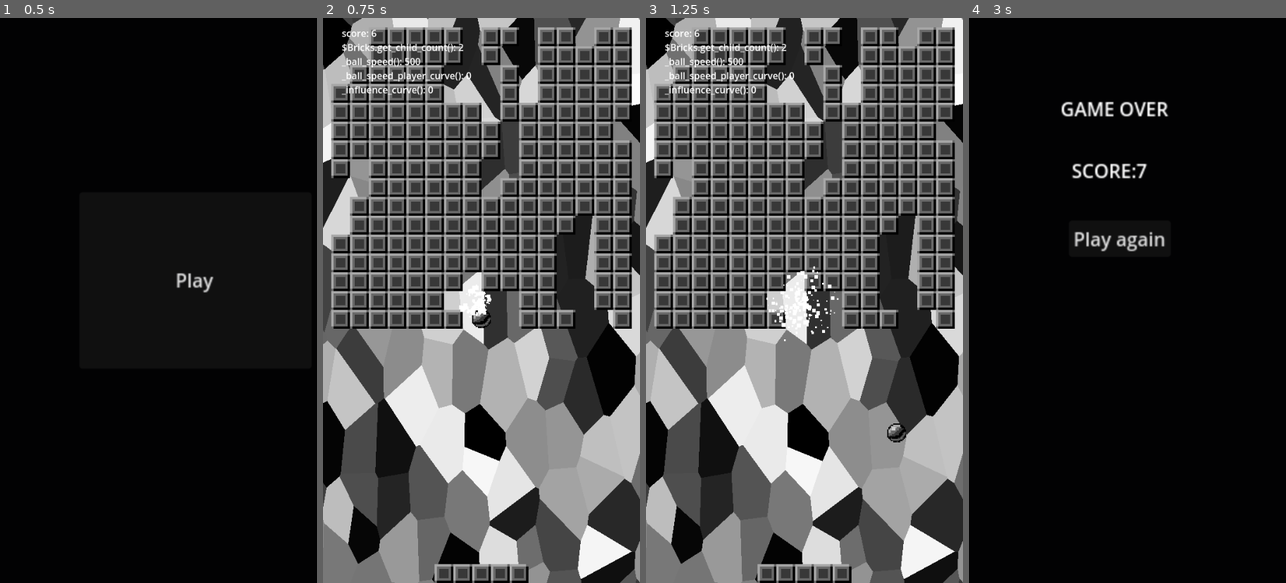
Above: before the commit, frames 1-4 (left to right).
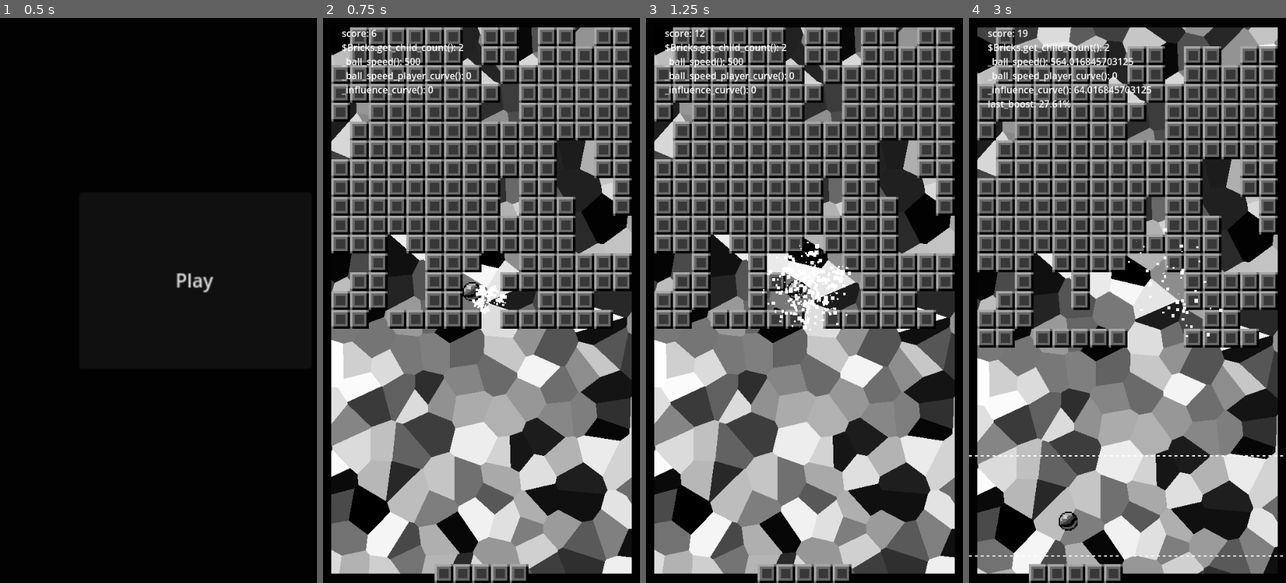
Above: after the commit, the same moments.

Repository: arunas-cesonis/pingpong2
Game: Godot game, scene res://main.tscn
The game is run twice, just before and just after one commit, with the same random seed, the same clock (stepped at 60 frames per second) and the same inputs.
Inputs:
- Up to frame 1 (0.5 s): no input
- Up to frame 2 (0.75 s): click "Play" at 0.5 s
- Up to frame 3 (1.25 s): no input
- Up to frame 4 (3 s): hold D (MoveRight) 1.28-2.03 s; tap F (Boost) at 1.35, 2.1, 2.85 s; hold A (MoveLeft) 2.03-2.78 s; hold D (MoveRight) from 2.78 s (still down)

Frame 1 is identical in both runs. In frame 2, 52% of the frame differs, in the area x 0-100%, y 0-100%; in frame 3, 53%; in frame 4, 80%, in the area x 0-100%, y 1-100%.

Commit message:
Align subviewport & voronoi texture

Diff:
--- a/bricks.gd
+++ b/bricks.gd
@@ -80,6 +80,7 @@
 		_add_brick_checked(x, 0)
 
 func _ready() -> void:
+	voronoi_scale.y *= _aspect()
 	await RenderingServer.frame_post_draw
 	_regen_voronoi_image()
 	_ready_create_bricks()
--- a/bricks.tscn
+++ b/bricks.tscn
@@ -12,11 +12,13 @@
 script = ExtResource("1_fj2te")
 
 [node name="SubViewportContainer" type="SubViewportContainer" parent="."]
-offset_right = 40.0
-offset_bottom = 40.0
+offset_left = 14.0
+offset_top = 16.0
+offset_right = 526.0
+offset_bottom = 944.0
 
 [node name="SubViewport" type="SubViewport" parent="SubViewportContainer"]
-size = Vector2i(540, 960)
+size = Vector2i(512, 928)
 
 [node name="Polygon2D" type="Polygon2D" parent="SubViewportContainer/SubViewport"]
 material = SubResource("ShaderMaterial_4tget")
